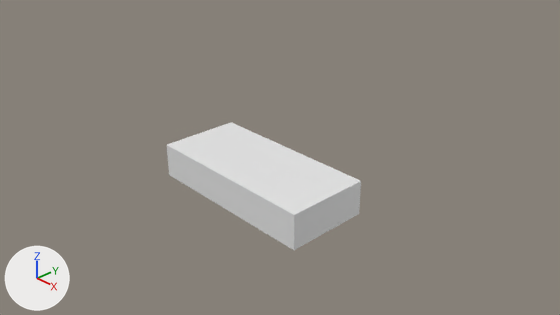
What one commit did to the Blender file Content/Models/Objects/Block/Block.blend.
The view is the same before and after, from the file's camera 'Camera'. Arrows for +X, +Y and +Z are at lower left; the lights stay in place.
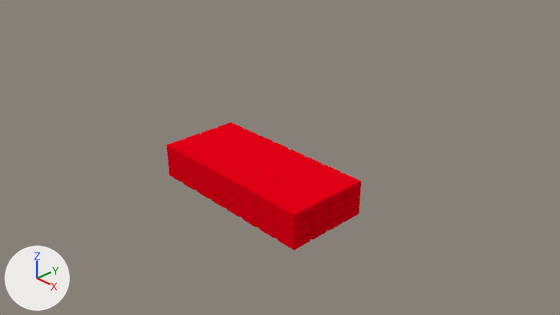
Patch to the scene script:
```diff
--- a/Content/Models/Objects/Block/Block.blend.py
+++ b/Content/Models/Objects/Block/Block.blend.py
@@ mat_mat_block @@
+mat_mat_block = diffuse_material('Mat_Block')
+mat_mat_block.base_color = (0.8, 0.0, 0.00865)  # red #e70017
@@ me_cube_001 @@
 # used by ob_cube; location = (0.0, 0.0, 0.0); scale = (1.75, 0.8, 0.33)
-me_cube_001.from_pydata(...)  # 8 vertices, 6 faces; spans x -1.0..1.0, y -1.0..1.0, z -1.0..1.0
+me_cube_001.from_pydata(...)  # 1082 vertices, 1080 faces; spans x -1.0..1.0, y -1.0..1.0, z -1.0..1.0
+# me_cube_001 part 1: 1074 vertices added at x -1.0..1.0, y -1.0..1.0, z -1.0..1.0
+me_cube_001.materials.append(mat_mat_block)  # red #e70017
```

Where the change shows, as pixel boxes [x1, y1, x2, y2] in the pictures (560 x 315 px):
part 1 of me_cube_001, added (red)
    after: [167, 122, 361, 250]
